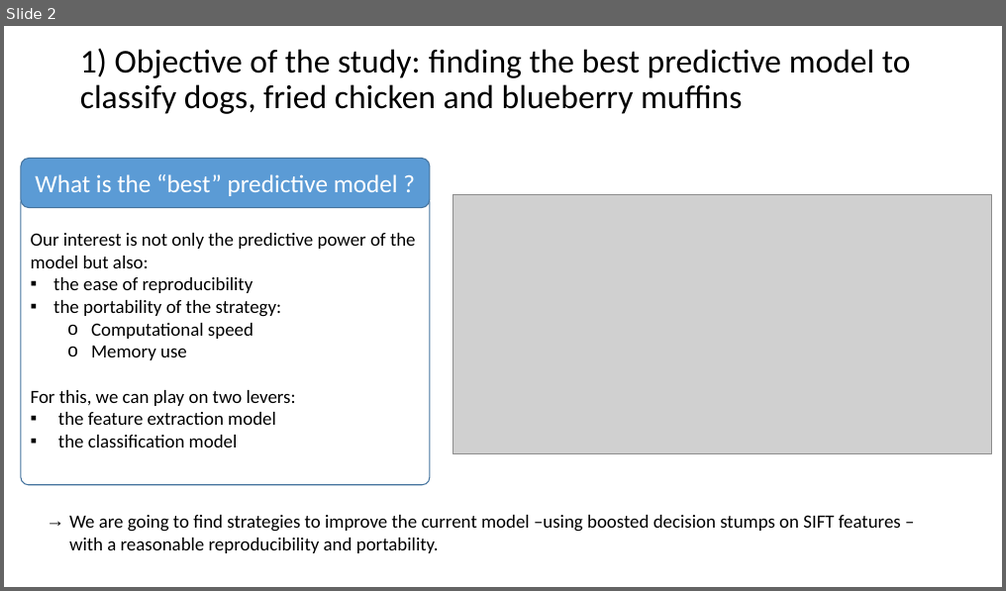
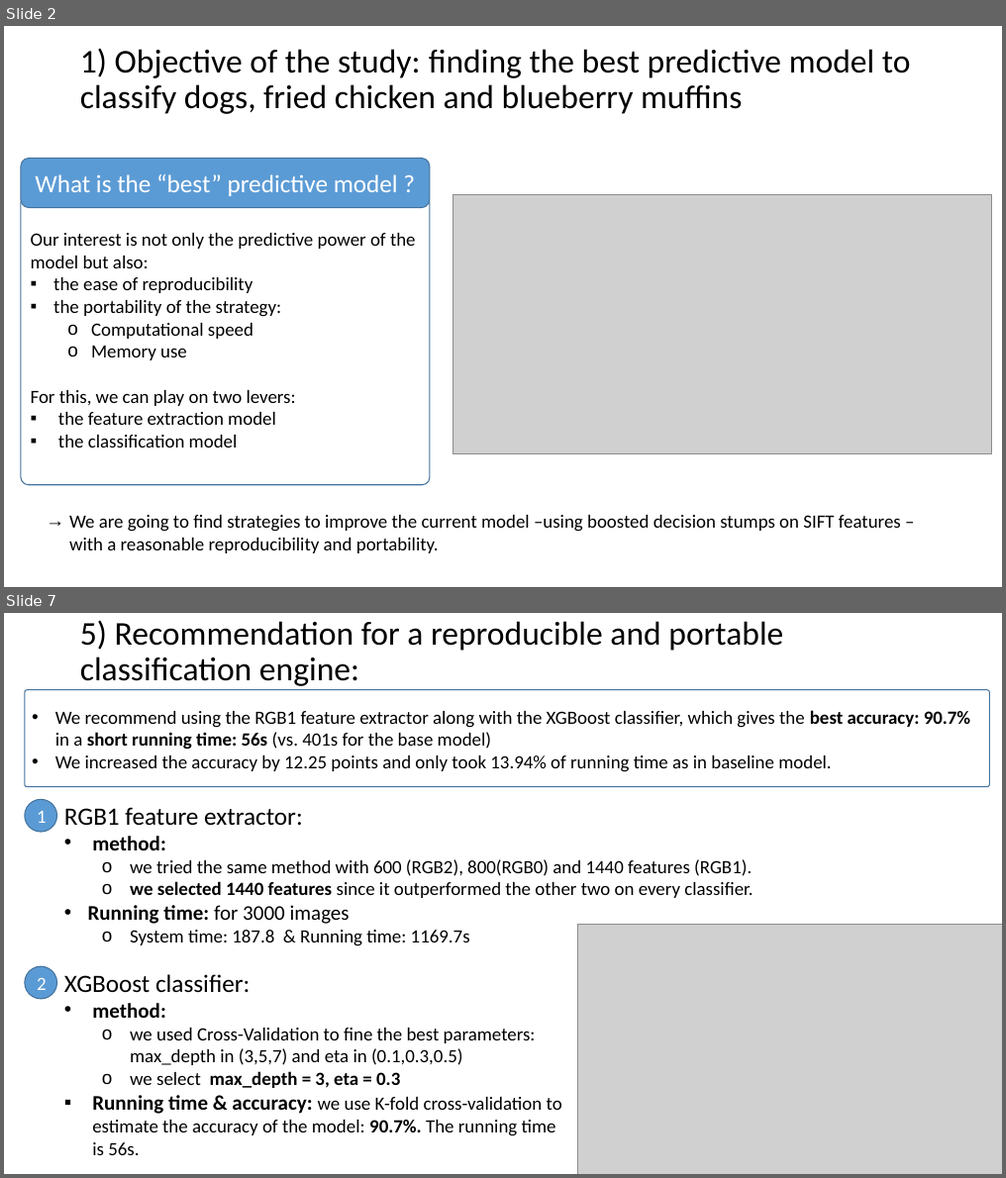
Before and after one commit to TZstatsADS/Fall2017-project3-grp7, a slide deck: doc/team7_presentation.pptx. Shown one above the other, each under a label of ours: slide 2 before the commit, slides 2 and 7 after it; the slides between them are not shown. The pictures are 1006x591 and 1006x1178 pixels, drawn with LibreOffice and Linux fonts; fonts in the diff are those of the drawing; grey boxes stand for pictures. Boxes give left, top, right and bottom in pixels: in the first picture for what was removed or moved away, otherwise in the second. Text is boxed around its words. In the diff, an @@ line names an element or a change of style, - is before the commit and + after.

```diff
--- a/doc/team7_presentation.pptx
+++ b/doc/team7_presentation.pptx
@@ slide 7 added at bbox=[4, 613, 1002, 1174], background #FFFFFF @@
@@ title added at bbox=[80, 620, 783, 686], 32 pt, text #000000 @@
+5) Recommendation for a reproducible and portable classification engine:
@@ rounded rectangle added at bbox=[25, 690, 990, 787], outline #43739E 1 pt @@
@@ text added at bbox=[55, 710, 970, 772], 18 pt, text #000000 @@
+• We recommend using the RGB1 feature extractor along with the XGBoost classifier, which gives the best accuracy: 90.7% in a short running time: 56s (vs. 401s for the base model)
+• We increased the accuracy by 12.25 points and only took 13.94% of running time as in baseline model.
@@ ellipse added at bbox=[25, 799, 57, 832], fill #5B9BD5, outline #43739E 1 pt, 18 pt, text #FFFFFF @@
+1
@@ text added at bbox=[64, 807, 752, 947], 18 pt, text #000000 @@
+RGB1 feature extractor:
+• method:
+  o we tried the same method with 600 (RGB2), 800(RGB0) and 1440 features (RGB1).
+  o we selected 1440 features since it outperformed the other two on every classifier.
+• Running time: for 3000 images
+  o System time: 187.8 & Running time: 1169.7s
@@ picture added at bbox=[577, 925, 1002, 1174] @@
@@ ellipse added at bbox=[25, 966, 57, 998], fill #5B9BD5, outline #43739E 1 pt, 18 pt, text #FFFFFF @@
+2
@@ text added at bbox=[64, 974, 562, 1156], 18 pt, text #000000 @@
+XGBoost classifier:
+• method:
+  o we used Cross-Validation to fine the best parameters: max_depth in (3,5,7) and eta in (0.1,0.3,0.5)
+  o we select max_depth = 3, eta = 0.3
+▪ Running time & accuracy: we use K-fold cross-validation to estimate the accuracy of the model: 90.7%. The running time is 56s.
```
Also in this commit, not shown: 2 slides changed, 3 other slides added, 4 slides removed.
